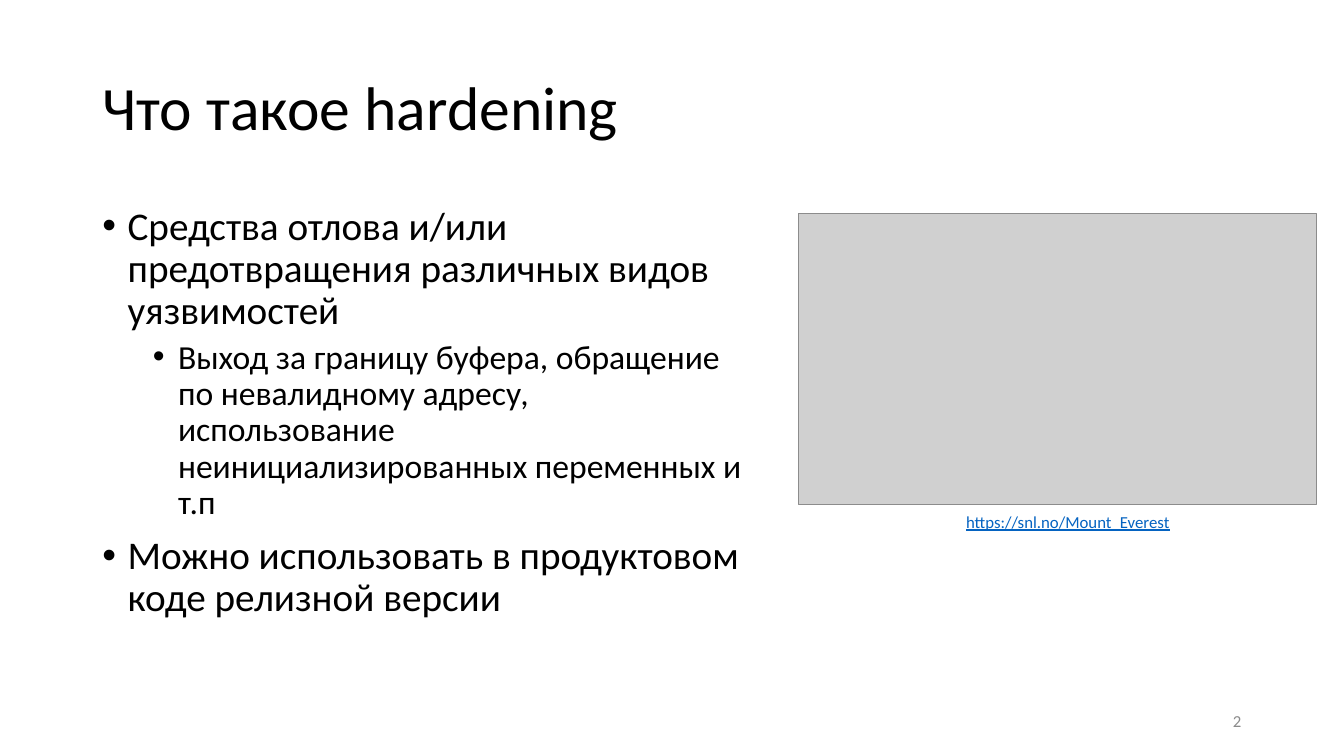
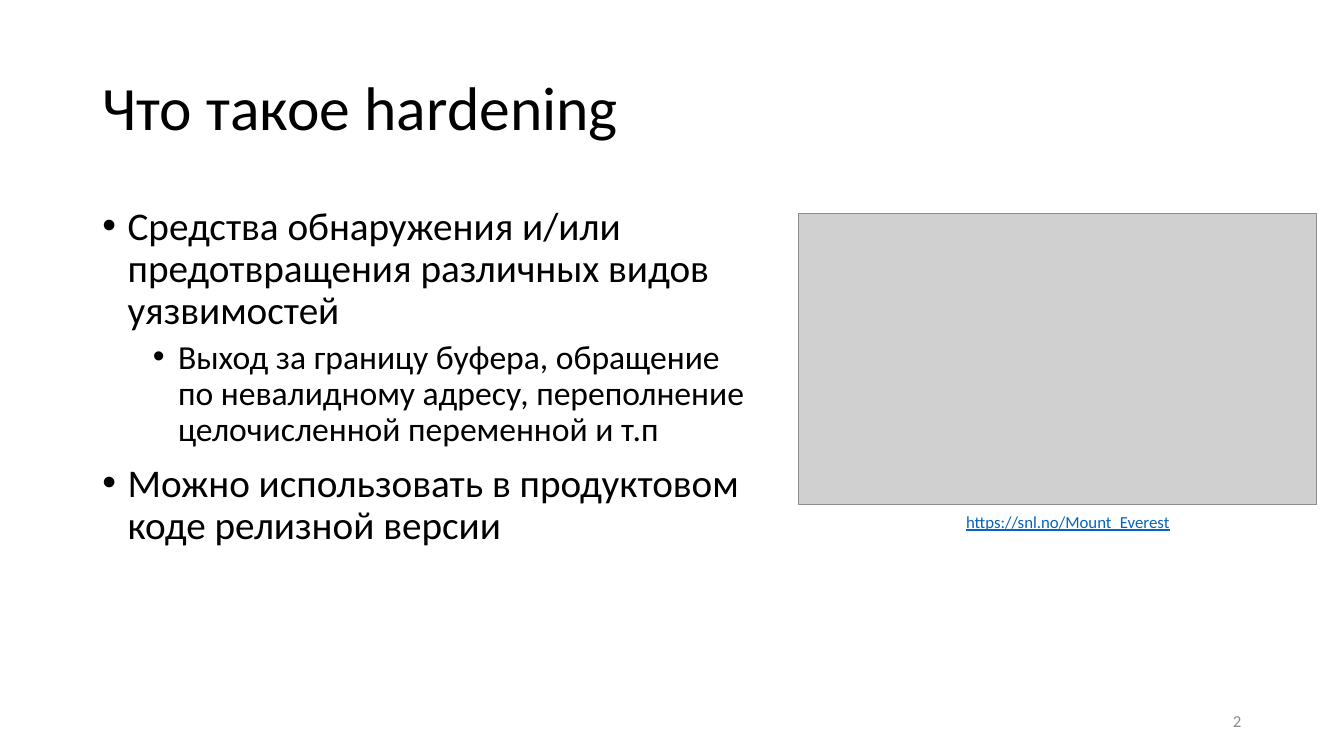
Before and after one commit to yugr/slides, a slide deck: slide 2 of CppZeroCost/2025/RU.pptx. Drawn at 1344x756 pixels with LibreOffice and Linux fonts; fonts in the diff are those of the drawing; grey boxes stand for pictures. Boxes give left, top, right and bottom in pixels: in the first picture for what was removed or moved away, otherwise in the second. Text is boxed around its words. In the diff, an @@ line names an element or a change of style, - is before the commit and + after.

```diff
--- a/CppZeroCost/2025/RU.pptx
+++ b/CppZeroCost/2025/RU.pptx
@@ text at <box>128,212,744,447</box>: text changed @@
-• Средства отлова и/или предотвращения различных видов уязвимостей
-  • Выход за границу буфера, обращение по невалидному адресу, использование неинициализированных переменных и т.п
+• Средства обнаружения и/или предотвращения различных видов уязвимостей
+  • Выход за границу буфера, обращение по невалидному адресу, переполнение целочисленной переменной и т.п
```
Also in this commit, not shown: 1 other slide changed, 2 other files.
